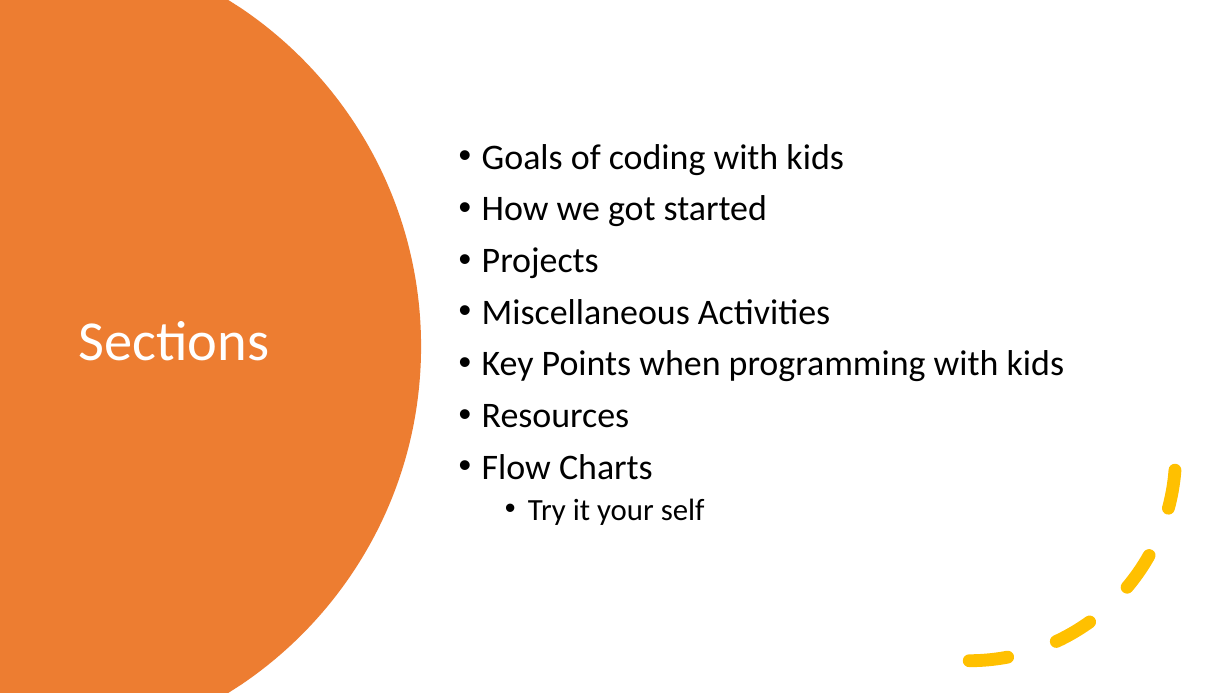
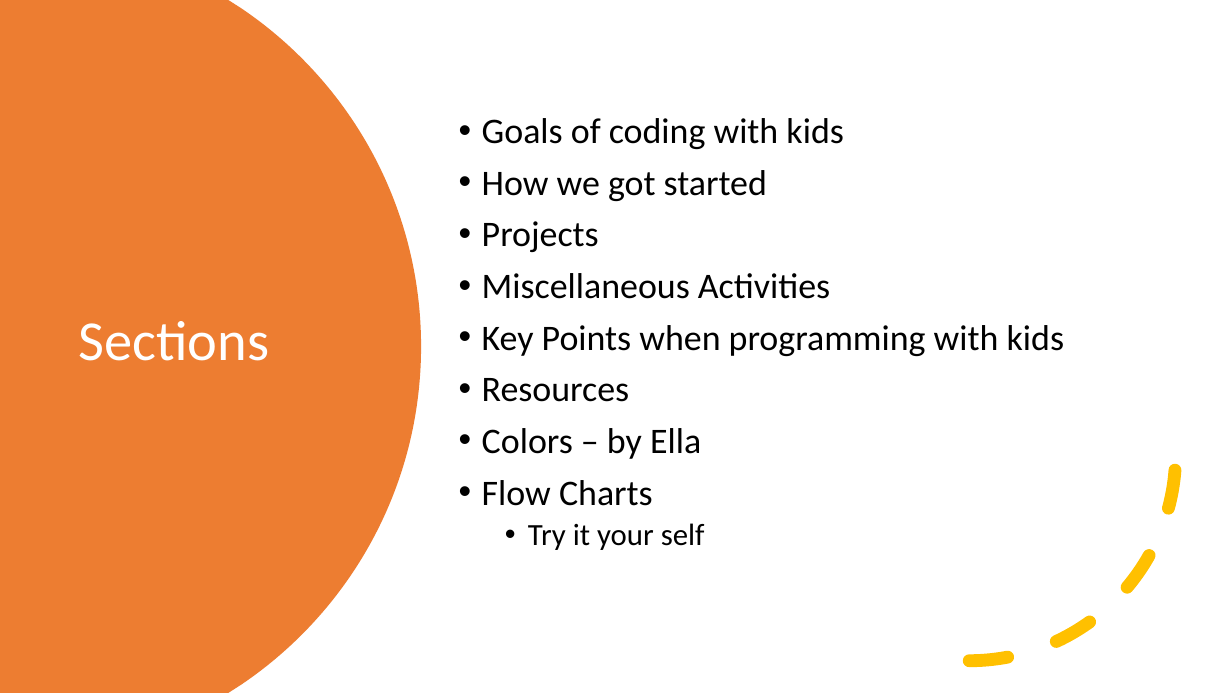
Before and after one commit to kevmoens/ThatConference2022, a slide deck: slide 4 of ThatConference2022.pptx. Drawn at 1232x693 pixels with LibreOffice and Linux fonts; fonts in the diff are those of the drawing. Boxes give left, top, right and bottom in pixels: in the first picture for what was removed or moved away, otherwise in the second. Text is boxed around its words. In the diff, an @@ line names an element or a change of style, - is before the commit and + after.

```diff
--- a/ThatConference2022.pptx
+++ b/ThatConference2022.pptx
@@ text at <box>482,428,701,459</box>: paragraph added @@
+• Colors – by Ella
```
Also in this commit, not shown: 2 other slides changed, 3 slides added.
